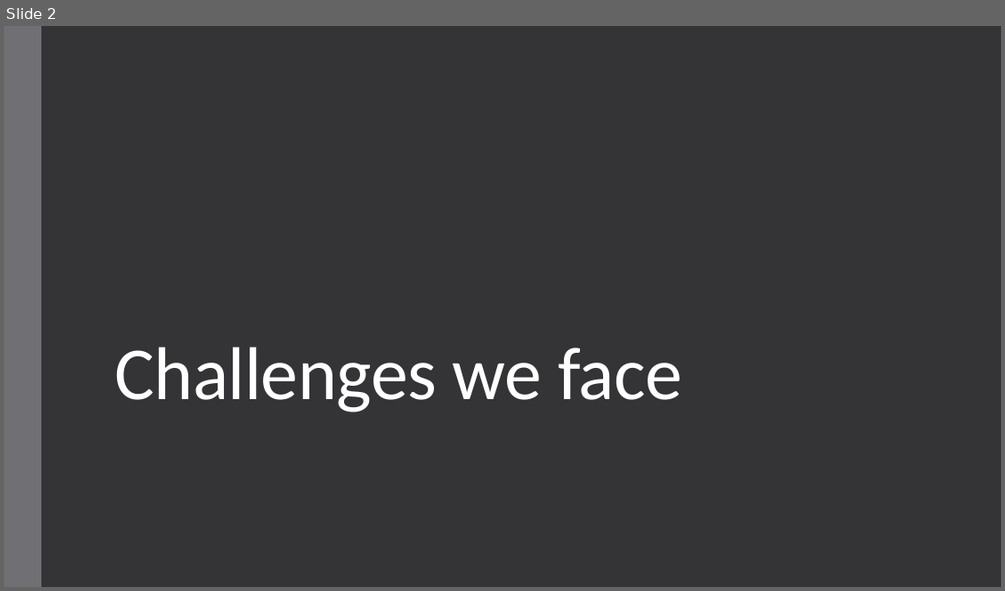
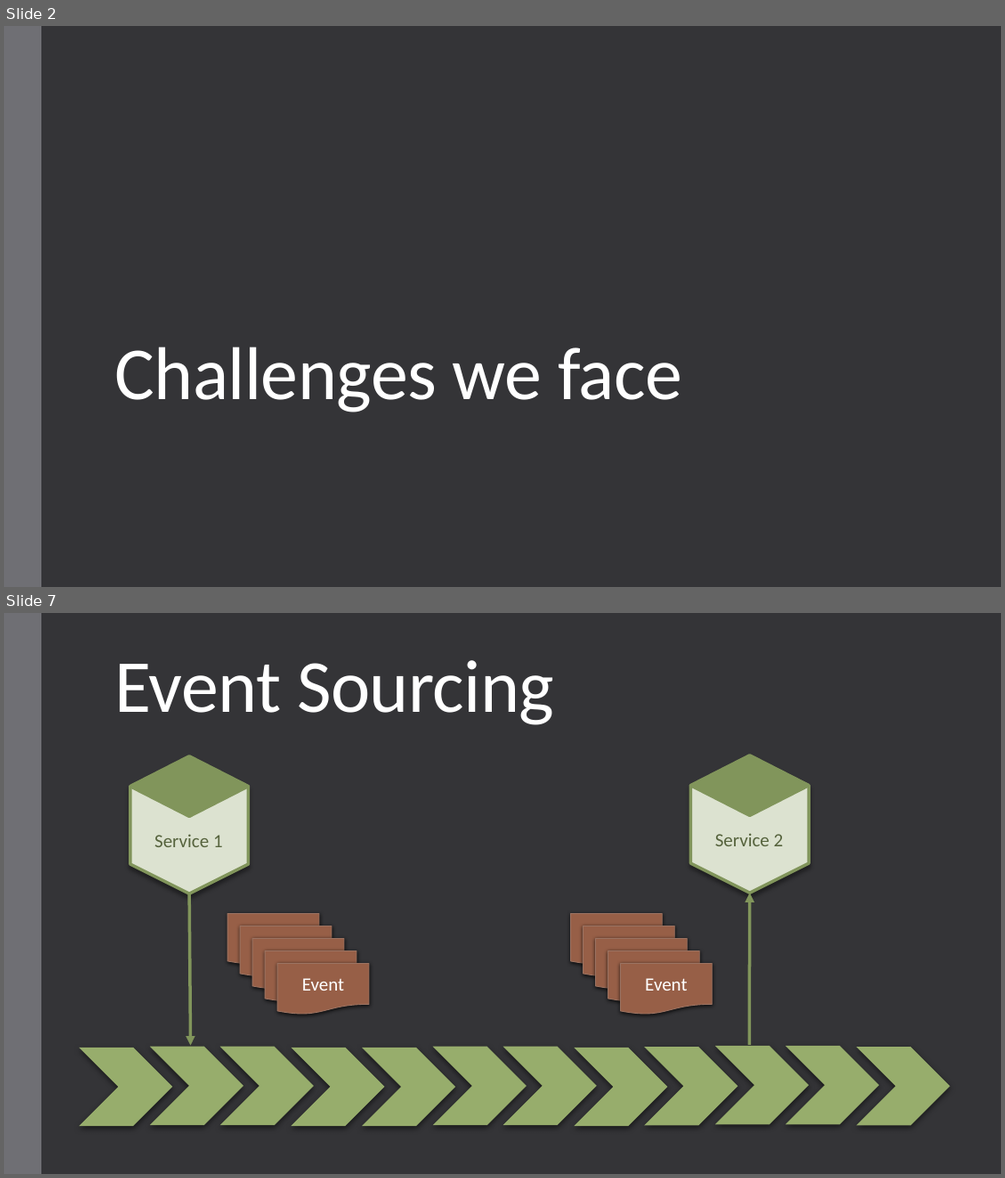
Before and after one commit to andrii-litvinov/event-driven-mongodb, a slide deck: t18-event-mongodb.pptx. Shown one above the other, each under a label of ours: slide 2 before the commit, slides 2 and 7 after it; the slides between them are not shown. The pictures are 1005x591 and 1005x1178 pixels, drawn with LibreOffice and Linux fonts; fonts in the diff are those of the drawing. Boxes give left, top, right and bottom in pixels: in the first picture for what was removed or moved away, otherwise in the second. Text is boxed around its words. In the diff, an @@ line names an element or a change of style, - is before the commit and + after.

```diff
--- a/t18-event-mongodb.pptx
+++ b/t18-event-mongodb.pptx
@@ slide 7 added at box(4, 613, 1001, 1174), background #353537; not listed: 1 template element that a slide beside it also shows @@
@@ title added at box(114, 660, 554, 725), 72 pt, text #FFFFFF @@
+Event Sourcing
@@ hexagon added at box(130, 757, 249, 893), fill #DCE2D0, outline #81955B 3 pt @@
@@ diamond added at box(130, 755, 249, 816), fill #81955B, outline #81955B 3 pt @@
@@ diamond added at box(690, 755, 809, 815), fill #81955B, outline #81955B 3 pt @@
@@ hexagon added at box(691, 756, 809, 893), fill #DCE2D0, outline #81955B 3 pt @@
@@ text added at box(154, 834, 223, 847), 18 pt, text #56633D @@
+Service 1
@@ text added at box(715, 833, 784, 846), 18 pt, text #56633D @@
+Service 2
@@ arrow added from (189, 893) to (190, 1046), #81955B 3 pt @@
@@ arrow added from (750, 1045) to (750, 892), #81955B 3 pt @@
@@ flow chart document added at box(227, 914, 319, 965), fill #985F47, outline #9B7362 0.75 pt, 18 pt, text #FFFFFF @@
+Event 1
@@ flow chart document added at box(241, 925, 332, 976), fill #985F47, outline #9B7362 0.75 pt, 18 pt, text #FFFFFF @@
+Event 1
@@ flow chart document added at box(571, 914, 662, 965), fill #985F47, outline #9B7362 0.75 pt, 18 pt, text #FFFFFF @@
+Event 1
@@ flow chart document added at box(582, 925, 674, 976), fill #985F47, outline #9B7362 0.75 pt, 18 pt, text #FFFFFF @@
+Event 1
@@ flow chart document added at box(252, 938, 343, 989), fill #985F47, outline #9B7362 0.75 pt, 18 pt, text #FFFFFF @@
+Event 1
@@ flow chart document added at box(265, 951, 356, 1002), fill #985F47, outline #9B7362 0.75 pt, 18 pt, text #FFFFFF @@
+Event 1
@@ flow chart document added at box(596, 938, 687, 989), fill #985F47, outline #9B7362 0.75 pt, 18 pt, text #FFFFFF @@
+Event 1
@@ flow chart document added at box(608, 951, 699, 1002), fill #985F47, outline #9B7362 0.75 pt, 18 pt, text #FFFFFF @@
+Event 1
@@ flow chart document added at box(278, 963, 369, 1013), fill #985F47, outline #9B7362 0.75 pt, 18 pt, text #FFFFFF @@
+Event
@@ flow chart document added at box(620, 963, 712, 1013), fill #985F47, outline #9B7362 0.75 pt, 18 pt, text #FFFFFF @@
+Event
@@ chevron added at box(79, 1047, 172, 1126), fill #97AE6D @@
@@ chevron added at box(150, 1046, 243, 1125), fill #97AE6D @@
@@ chevron added at box(220, 1046, 314, 1125), fill #97AE6D @@
@@ chevron added at box(291, 1047, 385, 1126), fill #97AE6D @@
@@ chevron added at box(362, 1047, 455, 1126), fill #97AE6D @@
@@ chevron added at box(432, 1046, 526, 1125), fill #97AE6D @@
@@ chevron added at box(502, 1046, 596, 1125), fill #97AE6D @@
@@ chevron added at box(574, 1047, 667, 1126), fill #97AE6D @@
@@ chevron added at box(644, 1046, 737, 1126), fill #97AE6D @@
@@ chevron added at box(715, 1046, 809, 1125), fill #97AE6D @@
@@ chevron added at box(785, 1046, 879, 1125), fill #97AE6D @@
@@ chevron added at box(857, 1046, 950, 1126), fill #97AE6D @@
```
Also in this commit, not shown: 2 slides changed, 3 other slides added.
